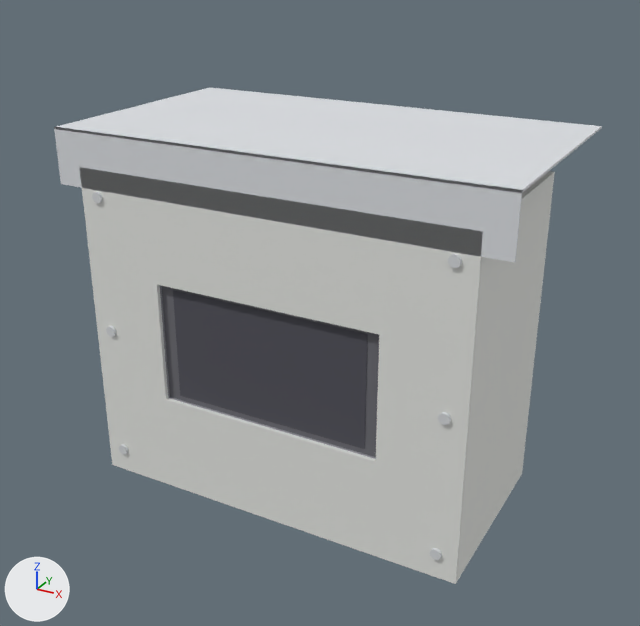
Renders of the OBJ model raspberry-pi/enclosure/model/enclosure.obj from each side of a commit.
One viewpoint serves both versions: a 50 mm lens placed at (299.0, -612.0, 409.0), pointed at (2.0, -71.0, 139.0). Arrows for +X, +Y and +Z are at lower left; the lights stay in place. The picture after the commit comes second. Where no turn or scale is listed for an object, it has been applied to the vertices. Vertices at exactly the same position are counted once.

Names of what the first picture shows: 'enclosure'.
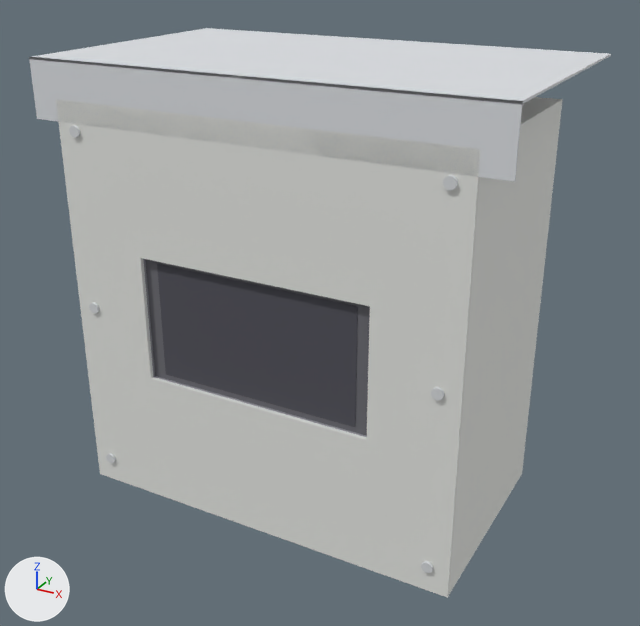
Changed parts and their boxes [x1, y1, x2, y2] in the pictures (640 x 626 px; the box of a moved part takes in the faces that stretch with it):
'enclosure', reshaped (6% wider, 15% taller): before [54, 87, 602, 584]; after [29, 28, 611, 598]
part 1 of me_enclosure, moved or reshaped: before [161, 286, 379, 457]; after [145, 259, 370, 436]
part 2 of me_enclosure, moved or reshaped: before [173, 290, 368, 449]; after [157, 264, 358, 427]
part 3 of me_enclosure, moved or reshaped: before [119, 444, 128, 454]; after [106, 453, 116, 463]
part 4 of me_enclosure, moved or reshaped: before [106, 326, 116, 337]; after [89, 302, 99, 313]
part 5 of me_enclosure, moved or reshaped: before [92, 192, 103, 203]; after [69, 125, 80, 138]
part 6 of me_enclosure, moved or reshaped: before [430, 548, 442, 560]; after [421, 561, 433, 573]
part 7 of me_enclosure, moved or reshaped: before [438, 412, 451, 425]; after [431, 387, 445, 400]
part 8 of me_enclosure, moved or reshaped: before [448, 254, 462, 268]; after [443, 175, 458, 190]
part 9 of me_enclosure, moved or reshaped: before [54, 87, 602, 263]; after [29, 28, 611, 182]
part 10 of me_enclosure, moved or reshaped: before [80, 168, 555, 584]; after [56, 97, 563, 598]

The change, as a list of edits to the scene's bpy script:
```text
Add mat_terminal_block_8p:
    mat_terminal_block_8p = principled_material('terminal_block_8P')
    mat_terminal_block_8p.base_color = (0.55, 0.58, 0.62)  # light grey #c4c8ce
    mat_terminal_block_8p.roughness = 0.859
Add mat_pi_power_adapter:
    mat_pi_power_adapter = principled_material('pi_power_adapter')
    mat_pi_power_adapter.base_color = (0.12, 0.12, 0.13)  # dark grey #616165
    mat_pi_power_adapter.roughness = 0.859
Change me_enclosure:
    used by ob_enclosure; location = (0.0, 0.0, 0.0)
    remove me_enclosure.from_pydata(...)  # 1164 vertices, 2204 faces; spans x -170.0..170.0, y -152.0..40.0, z -14.0..276.0
    add me_enclosure.from_pydata(...)  # 1146 vertices, 2188 faces; spans x -170.0..170.0, y -167.0..40.0, z -14.0..326.0
    me_enclosure part 1: the loose piece of 8 vertices spanning x -97.0..97.0, y -145.0..-125.0, z 70.0..181.0 is moved by (0.0, -15.0, 25.0)
    me_enclosure part 2: the loose piece of 8 vertices spanning x -78.0..78.0, y -145.0, z 82.0..168.0 is moved by (0.0, -15.0, 25.0)
    me_enclosure part 3: the loose piece of 42 vertices spanning x -139.0..-131.0, y -152.0..-150.0, z 16.0..24.0 is moved by (0.0, -15.0, 0.0)
    me_enclosure part 4: the loose piece of 42 vertices spanning x -139.0..-131.0, y -152.0..-149.0, z 121.0..129.0 is moved by (0.0, -15.0, 25.0)
    me_enclosure part 5: the loose piece of 42 vertices spanning x -139.0..-131.0, y -152.0..-149.0, z 226.0..234.0 is moved by (0.0, -15.0, 50.0)
    me_enclosure part 6: the loose piece of 42 vertices spanning x 131.0..139.0, y -152.0..-150.0, z 16.0..24.0 is moved by (0.0, -15.0, 0.0)
    me_enclosure part 7: the loose piece of 42 vertices spanning x 131.0..139.0, y -152.0..-149.0, z 121.0..129.0 is moved by (0.0, -15.0, 25.0)
    me_enclosure part 8: the loose piece of 42 vertices spanning x 131.0..139.0, y -152.0..-149.0, z 226.0..234.0 is moved by (0.0, -15.0, 50.0)
    me_enclosure part 9: the loose piece of 14 vertices spanning x -170.0..170.0, y -150.0..40.0, z 235.0..276.0 is scaled about its middle by (1, 1.08, 1), then moved by (0.0, -7.0, 50.0)
    me_enclosure part 10: 64 vertices moved from x -150.0..150.0, y -150.0..0.0, z 0.0..250.0 to x -150.0..150.0, y -165.0..0.0, z 0.0..300.0
    other edits to the shape of me_enclosure do not show in these pictures
    remove me_enclosure.materials.append(mat_din_rail_35)  # light grey #ced1d6
    remove me_enclosure.materials.append(mat_ddr_30g_5)  # white #efede8
    remove me_enclosure.materials.append(mat_fuse_holder_1)  # grey #76767c
    remove me_enclosure.materials.append(mat_fuse_holder_2)  # grey #76767c
    remove me_enclosure.materials.append(mat_fuse_holder_3)  # grey #76767c
    remove me_enclosure.materials.append(mat_spd_275v)  # green #7cb895
    remove me_enclosure.materials.append(mat_rtc_ds3231)  # green #3fa081
    add me_enclosure.materials.append(mat_pi_power_adapter)  # dark grey #616165
    add me_enclosure.materials.append(mat_terminal_block_8p)  # light grey #c4c8ce
```
